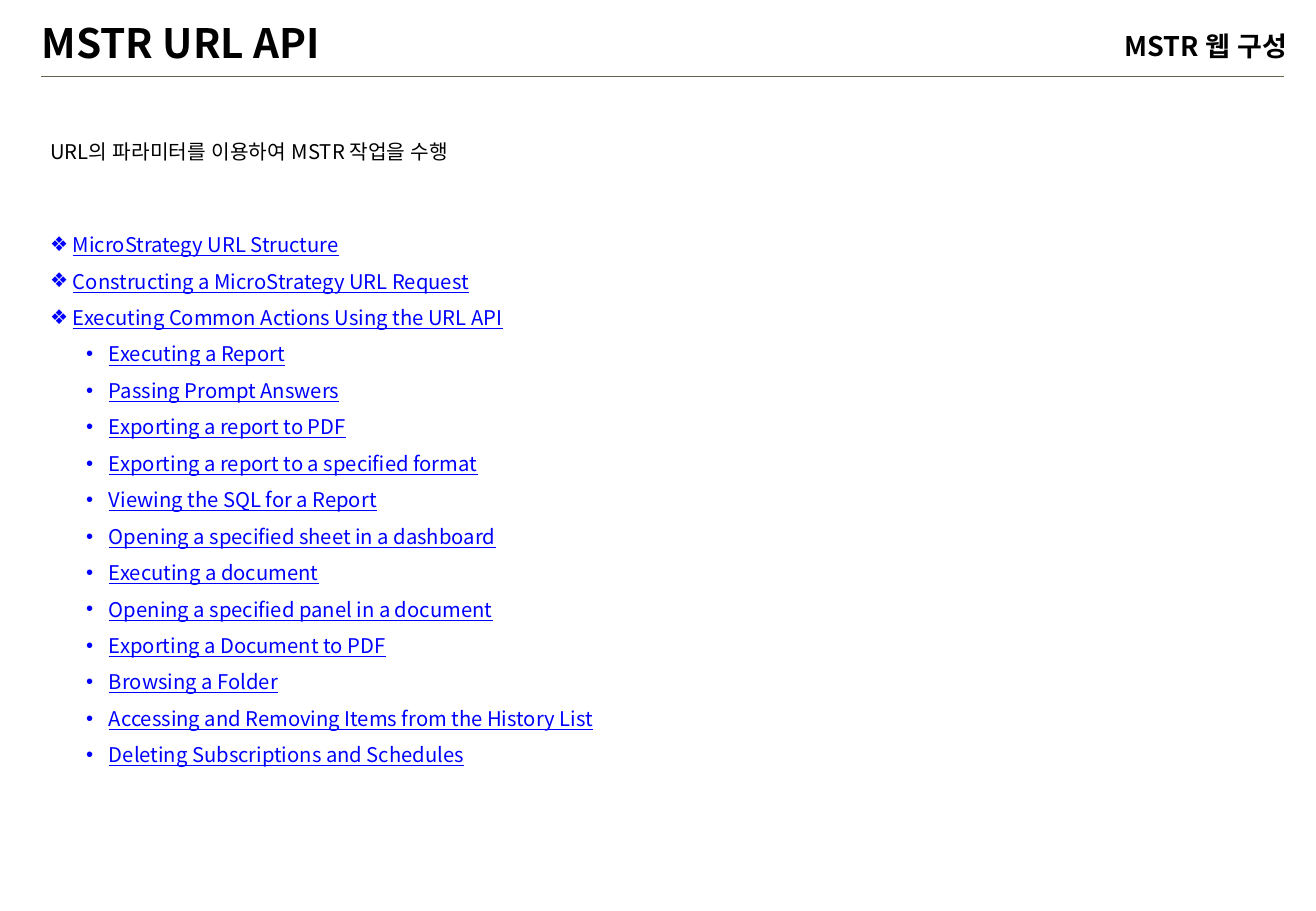
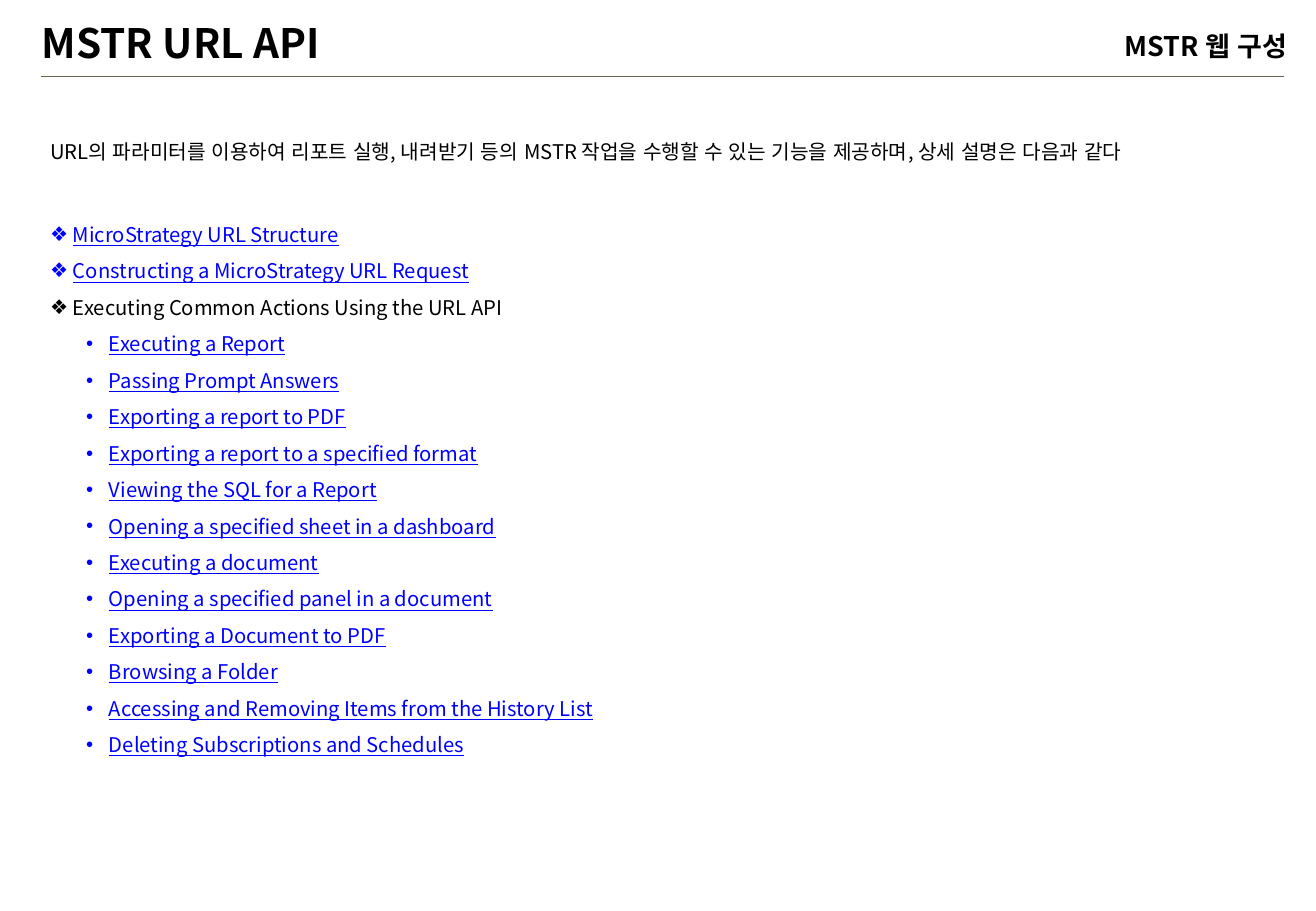
Before and after one commit to iused5/document, a slide deck: slide 10 of MSTR 웹교육/MSTR-웹.pptx. Drawn at 1316x911 pixels with LibreOffice and Linux fonts; fonts in the diff are those of the drawing; background and template pictures are left out. Boxes give left, top, right and bottom in pixels: in the first picture for what was removed or moved away, otherwise in the second. Text is boxed around its words. In the diff, an @@ line names an element or a change of style, - is before the commit and + after.

```diff
--- a/MSTR 웹교육/MSTR-웹.pptx
+++ b/MSTR 웹교육/MSTR-웹.pptx
@@ text at (x1=50, y1=142, x2=1121, y2=163): text changed @@
-URL의 파라미터를 이용하여 MSTR 작업을 수행
+URL의 파라미터를 이용하여 리포트 실행, 내려받기 등의 MSTR 작업을 수행할 수 있는 기능을 제공하며, 상세 설명은 다음과 같다
@@ text at (x1=73, y1=299, x2=502, y2=320): text colour #0000FF to #000000, underline off in "Executing Common Actions Using the URL API" @@
```
Also in this commit, not shown: 3 slides added.
